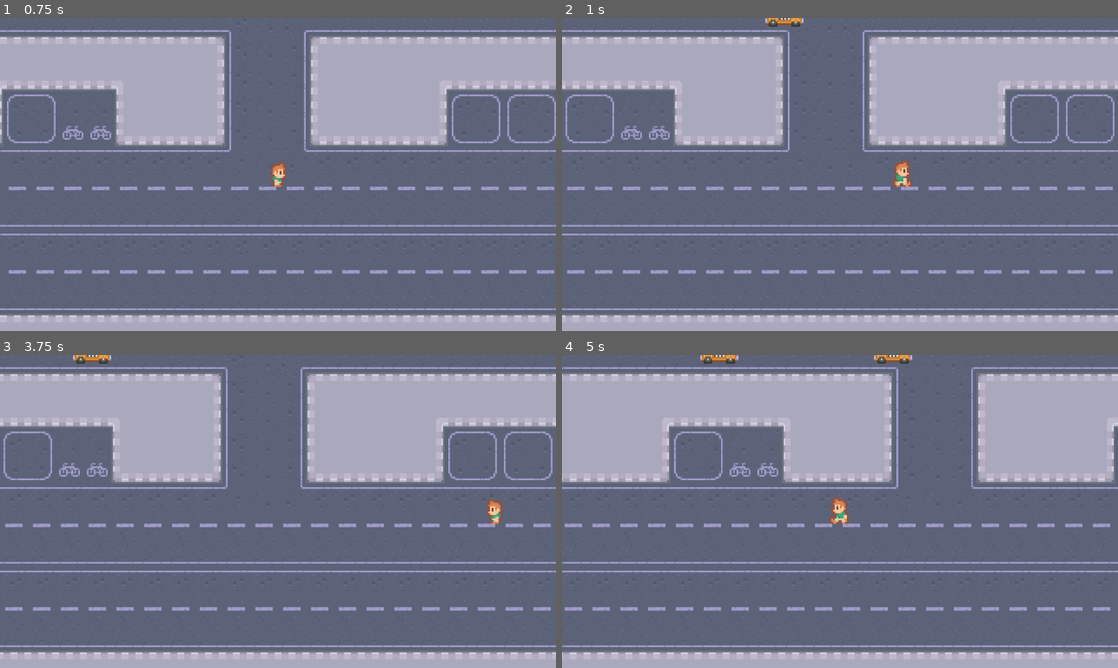
Above: before the commit, frames 1-4 (two rows, left to right).
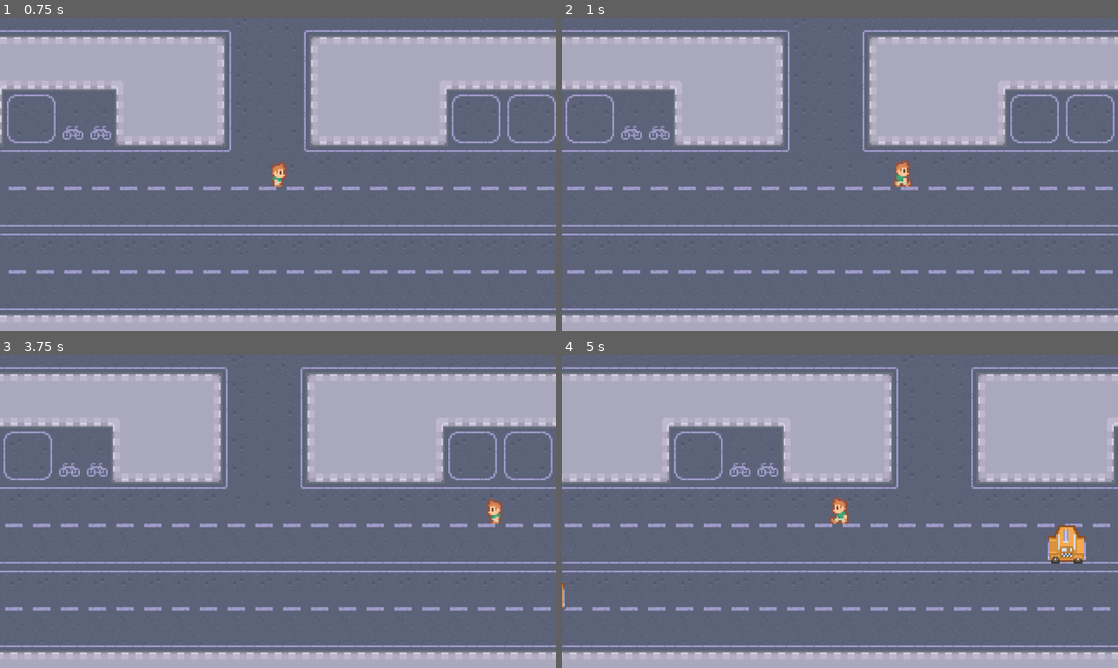
Above: after the commit, the same moments.

Repository: Alucardvolxe/frogger-start-files
Game: Godot game, scene res://scenes/game.tscn
The game is run twice, just before and just after one commit, with the same random seed, the same clock (stepped at 60 frames per second) and the same inputs.
Inputs:
- Up to frame 1 (0.75 s): tap Enter at 0.5 s; hold D (right) from 0.53 s (still down)
- Up to frame 2 (1 s): keep holding D (right)
- Up to frame 3 (3.75 s): release D (right) at 1.28 s; hold S (down) 1.28-2.03 s; hold D (right) 2.03-2.78 s; hold W (up) 2.78-3.53 s; hold A (left) from 3.53 s (still down)
- Up to frame 4 (5 s): keep holding A (left)

Frame 1 is identical in both runs. In frame 2, 0.2% of the frame differs, in the area x 36-44%, y 0-3%; in frame 3, 0.2%; in frame 4, 1.1%, in the area x 0-95%, y 0-82%.

Commit message:
move car from both sides

Diff:
--- a/scenes/game.tscn
+++ b/scenes/game.tscn
@@ -40,6 +40,35 @@
 position = Vector2(1.0000005, -191.99998)
 scale = Vector2(18.77266, 5.83495)
 
+[node name="CarStartPosition" type="Node2D" parent="." unique_id=803201925]
+
+[node name="Marker2D" type="Marker2D" parent="CarStartPosition" unique_id=1983479432]
+position = Vector2(203, 0)
+
+[node name="Marker2D2" type="Marker2D" parent="CarStartPosition" unique_id=356080607]
+position = Vector2(200, 115)
+
+[node name="Marker2D3" type="Marker2D" parent="CarStartPosition" unique_id=1359932438]
+position = Vector2(-200, 94)
+
+[node name="Marker2D4" type="Marker2D" parent="CarStartPosition" unique_id=412444992]
+position = Vector2(-200, 142)
+
+[node name="Marker2D5" type="Marker2D" parent="CarStartPosition" unique_id=1422770869]
+position = Vector2(203, 165)
+
+[node name="Marker2D6" type="Marker2D" parent="CarStartPosition" unique_id=463176898]
+position = Vector2(-200, -24)
+
+[node name="Marker2D7" type="Marker2D" parent="CarStartPosition" unique_id=451695854]
+position = Vector2(203, -52)
+
+[node name="Marker2D8" type="Marker2D" parent="CarStartPosition" unique_id=1476572216]
+position = Vector2(-200, -92)
+
+[node name="Marker2D9" type="Marker2D" parent="CarStartPosition" unique_id=1795796953]
+position = Vector2(202, -115)
+
 [node name="Objects" type="Node2D" parent="." unique_id=1902793539]
 
 [node name="Player" parent="Objects" unique_id=73248715 instance=ExtResource("2_yqjtg")]
@@ -48,35 +77,5 @@
 [node name="tree" parent="Objects" unique_id=310307180 instance=ExtResource("3_lnu2h")]
 position = Vector2(15, 210)
 
-[node name="CarStartPosition" type="Node2D" parent="." unique_id=803201925]
-position = Vector2(15, 210)
-
-[node name="Marker2D" type="Marker2D" parent="CarStartPosition" unique_id=67027063]
-position = Vector2(-212, -46)
-
-[node name="Marker2D2" type="Marker2D" parent="CarStartPosition" unique_id=1950405533]
-position = Vector2(-214, -97)
-
-[node name="Marker2D3" type="Marker2D" parent="CarStartPosition" unique_id=2141473748]
-position = Vector2(185, -67)
-
-[node name="Marker2D4" type="Marker2D" parent="CarStartPosition" unique_id=892502892]
-position = Vector2(186, -117)
-
-[node name="Marker2D5" type="Marker2D" parent="CarStartPosition" unique_id=2144221782]
-position = Vector2(185, -207)
-
-[node name="Marker2D6" type="Marker2D" parent="CarStartPosition" unique_id=889023254]
-position = Vector2(186, -262)
-
-[node name="Marker2D7" type="Marker2D" parent="CarStartPosition" unique_id=265036801]
-position = Vector2(-217, -232)
-
-[node name="Marker2D8" type="Marker2D" parent="CarStartPosition" unique_id=228513439]
-position = Vector2(-217, -299)
-
-[node name="Marker2D9" type="Marker2D" parent="CarStartPosition" unique_id=1285268498]
-position = Vector2(185, -326)
-
 [connection signal="timeout" from="Timer/CarTimer" to="." method="_on_car_timer_timeout"]
 [connection signal="body_entered" from="Boundaries/detect" to="." method="_on_detect_body_entered"]
--- a/scripts/car.gd
+++ b/scripts/car.gd
@@ -3,6 +3,10 @@
 var direction: Vector2= Vector2.LEFT
 
 var speed = 100
+func _ready() -> void:
+	if(position.x<0) :
+		direction.x=1
+		$Sprite2D.flip_h=true
 
 
 func _process(delta: float) -> void:
--- a/scripts/game.gd
+++ b/scripts/game.gd
@@ -9,5 +9,8 @@
 	print("Has entered")
 
 func _on_car_timer_timeout() -> void:
-	var car = car_scene.instantiate()
+	var car = car_scene.instantiate() as Area2D
+	var pos_marker = $CarStartPosition.get_children().pick_random() as Marker2D
+
+	car.position=pos_marker.position
 	$Objects.add_child(car)
